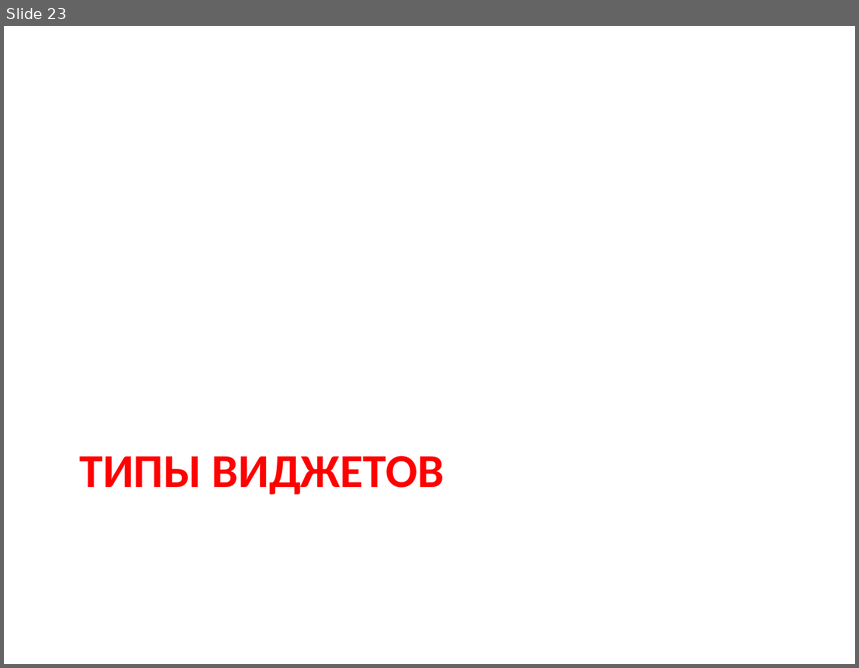
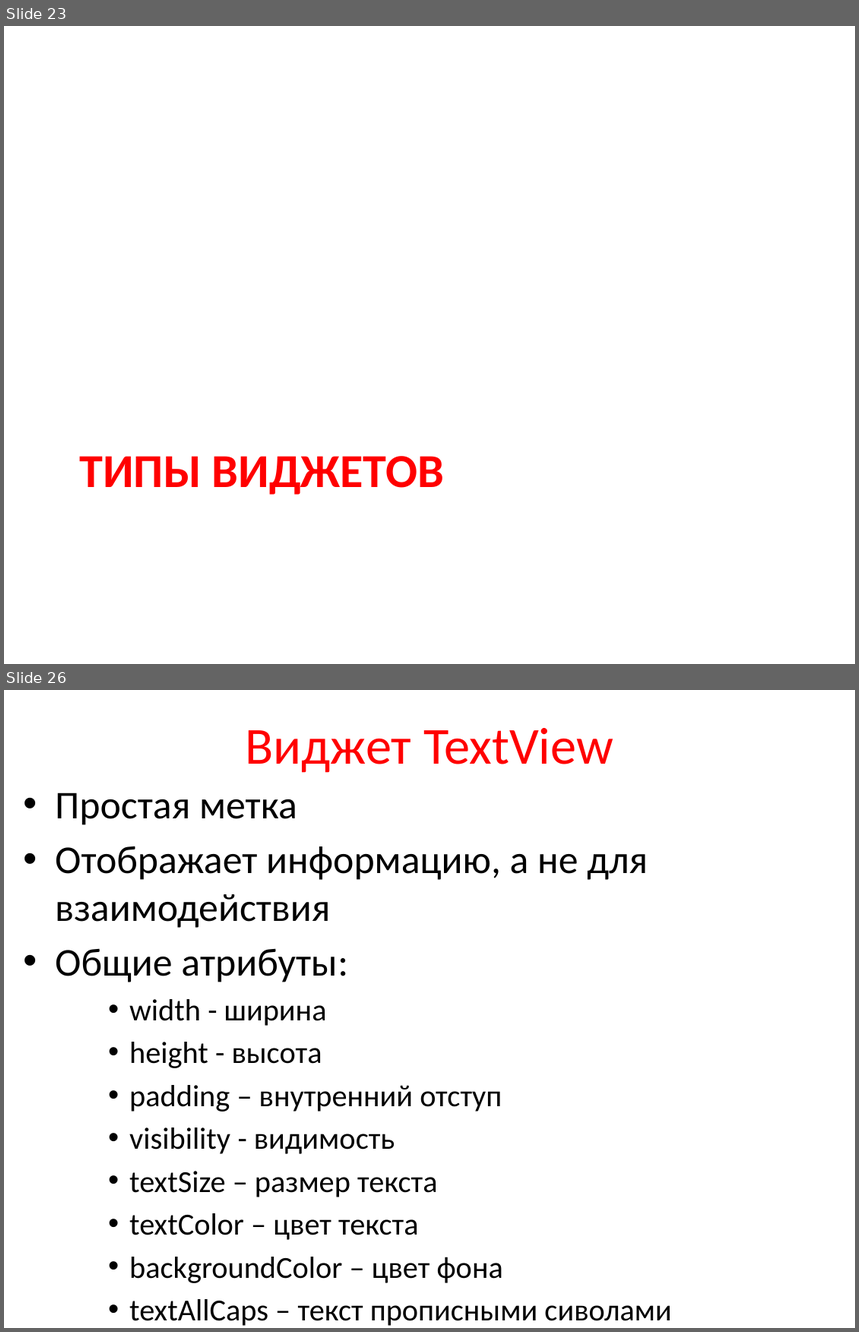
Before and after one commit to maxchv/Android, a slide deck: presentation/3_BasicUI.pptx. Shown one above the other, each under a label of ours: slide 23 before the commit, slides 23 and 26 after it; the slides between them are not shown. The pictures are 859x668 and 859x1332 pixels, drawn with LibreOffice and Linux fonts; fonts in the diff are those of the drawing. Boxes give left, top, right and bottom in pixels: in the first picture for what was removed or moved away, otherwise in the second. Text is boxed around its words. In the diff, an @@ line names an element or a change of style, - is before the commit and + after.

```diff
--- a/presentation/3_BasicUI.pptx
+++ b/presentation/3_BasicUI.pptx
@@ slide 26 added at bbox=[4, 690, 855, 1328], background #FFFFFF @@
@@ title added at bbox=[245, 728, 614, 773], 44 pt, text #FF0000 @@
+Виджет TextView
@@ text added at bbox=[55, 793, 671, 1326], 25.9 pt, text #000000 @@
+• Простая метка
+• Отображает информацию, а не для взаимодействия
+• Общие атрибуты:
+    • width - ширина
+    • height - высота
+    • padding – внутренний отступ
+    • visibility - видимость
+    • textSize – размер текста
+    • textColor – цвет текста
+    • backgroundColor – цвет фона
+    • textAllCaps – текст прописными сиволами
```
Also in this commit, not shown: 21 slides changed, 7 other slides added, 10 slides removed.
